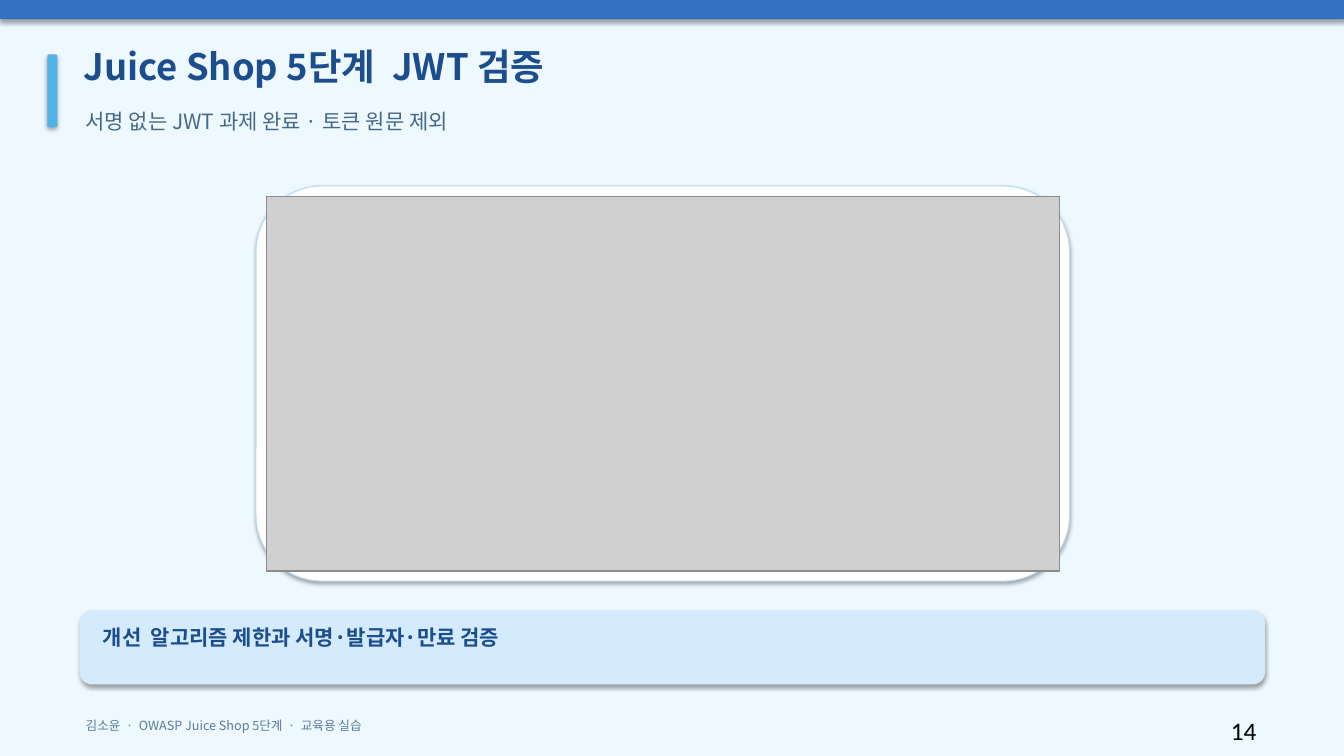
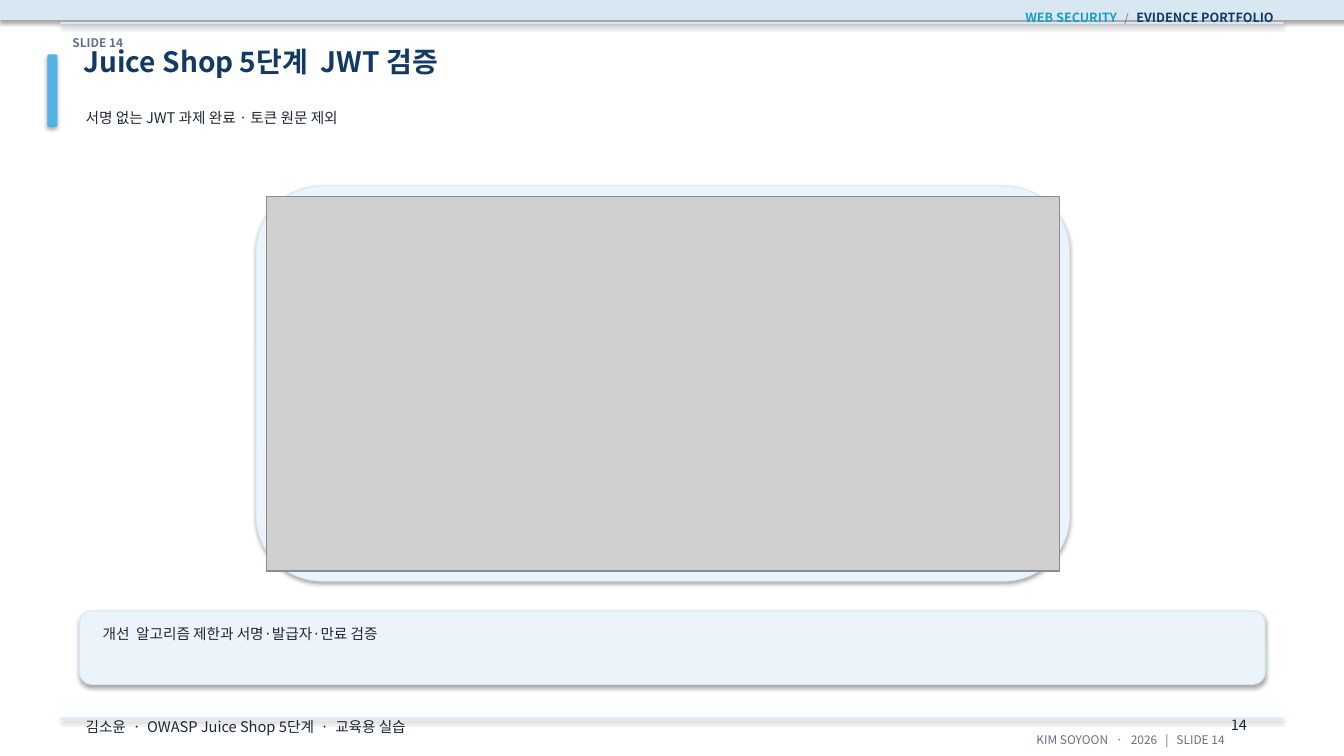
Before and after one commit to Soyoon0608/about-me-site, a slide deck: slide 14 of documents/김소윤_웹취약점분석_포트폴리오.pptx. Drawn at 1344x756 pixels with LibreOffice and Linux fonts; fonts in the diff are those of the drawing; grey boxes stand for pictures. Boxes give left, top, right and bottom in pixels: in the first picture for what was removed or moved away, otherwise in the second. Text is boxed around its words. In the diff, an @@ line names an element or a change of style, - is before the commit and + after.

```diff
--- a/documents/김소윤_웹취약점분석_포트폴리오.pptx
+++ b/documents/김소윤_웹취약점분석_포트폴리오.pptx
@@ background #EEF8FF to #FFFFFF @@
@@ rectangle at box(0, 0, 1344, 19): fill #3370BF to #D8E8F2; outline none to #D8E8F2 0.75 pt @@
@@ rectangle added at box(60, 22, 1284, 24), fill #D8E8F2 @@
@@ text added at box(1025, 12, 1273, 22), 9 pt, text #123A63, bold @@
+WEB SECURITY / EVIDENCE PORTFOLIO
@@ text added at box(72, 38, 123, 50), 8.5 pt, text #667085, bold @@
+SLIDE 14
@@ text "Juice Shop 5단계 JWT 검증" at box(84, 44, 439, 78): size 26 to 20 pt, text colour #1C4D8D to #123A63 @@
@@ text "서명 없는 JWT 과제 완료 ..." at box(86, 111, 338, 124): size 15 to 10.5 pt, text colour #456987 to #1F2937 @@
@@ rounded rectangle at box(256, 186, 1070, 581): fill #FFFFFF to #EAF4FA; outline #BCDAF2 0.75 pt to #D8E8F2 0.75 pt @@
@@ rounded rectangle at box(80, 611, 1265, 685): fill #D3EBFD to #EAF4FA; outline none to #D8E8F2 0.75 pt @@
@@ text "개선 알고리즘 제한과 서명·발급자·만료 검증" at box(103, 627, 378, 640): size 15 to 10.5 pt, text colour #1C4D8D to #1F2937, bold off @@
@@ rectangle added at box(60, 718, 1284, 720), fill #D8E8F2 @@
@@ text "김소윤 · OWASP Juice Shop ..." at box(86, 720, 406, 736): size 9 to 10.5 pt, text colour #5B7C99 to #1F2937 @@
@@ text "14" at box(1231, 719, 1247, 730): size 18 to 10.5 pt, font Calibri to Noto Sans CJK KR, text colour #000000 to #1F2937 @@
@@ text added at box(1036, 735, 1224, 744), 8.5 pt, text #667085 @@
+KIM SOYOON · 2026 | SLIDE 14
```
Also in this commit, not shown: 15 other slides changed, 1 other file.
